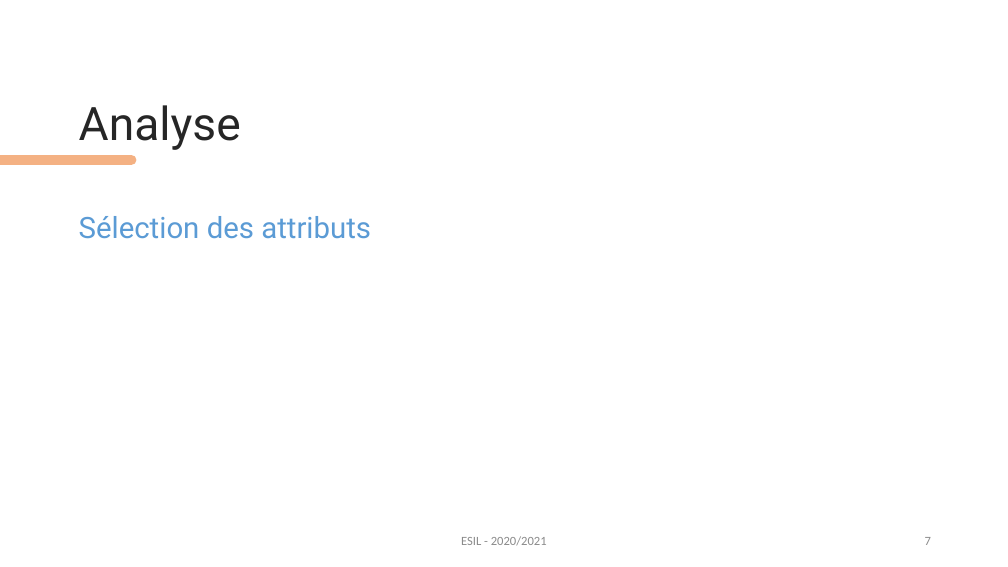
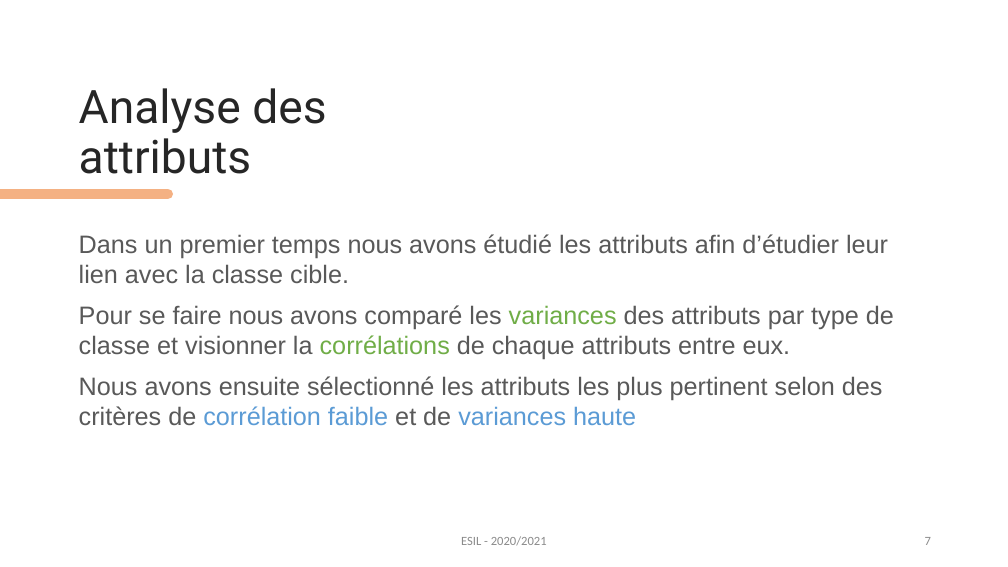
Before and after one commit to virtuel75/avila-analysis, a slide deck: slide 7 of docs/Avila analysis - Presentation.pptx. Drawn at 1008x567 pixels with LibreOffice and Linux fonts; fonts in the diff are those of the drawing. Boxes give left, top, right and bottom in pixels: in the first picture for what was removed or moved away, otherwise in the second. Text is boxed around its words. In the diff, an @@ line names an element or a change of style, - is before the commit and + after.

```diff
--- a/docs/Avila analysis - Presentation.pptx
+++ b/docs/Avila analysis - Presentation.pptx
@@ text at box(79, 88, 326, 174): text changed @@
-Analyse
+Analyse des attributs
@@ line moved from (0, 160) - (132, 160) to (0, 194) - (168, 194) @@
@@ text removed at box(79, 216, 371, 239) @@
-Sélection des attributs
@@ text added at box(79, 234, 894, 425), 24 pt, text #595959 @@
+Dans un premier temps nous avons étudié les attributs afin d’étudier leur lien avec la classe cible.
+Pour se faire nous avons comparé les variances des attributs par type de classe et visionner la corrélations de chaque attributs entre eux.
+Nous avons ensuite sélectionné les attributs les plus pertinent selon des critères de corrélation faible et de variances haute
```
Also in this commit, not shown: 3 other slides changed, 3 slides added, 2 slides removed, 1 other file.
